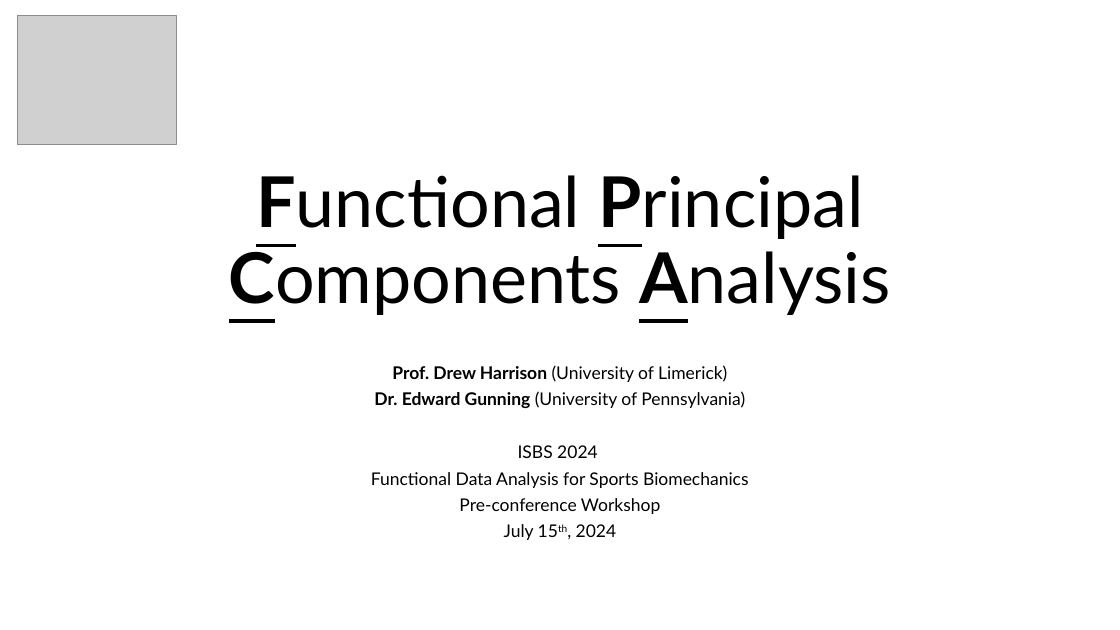
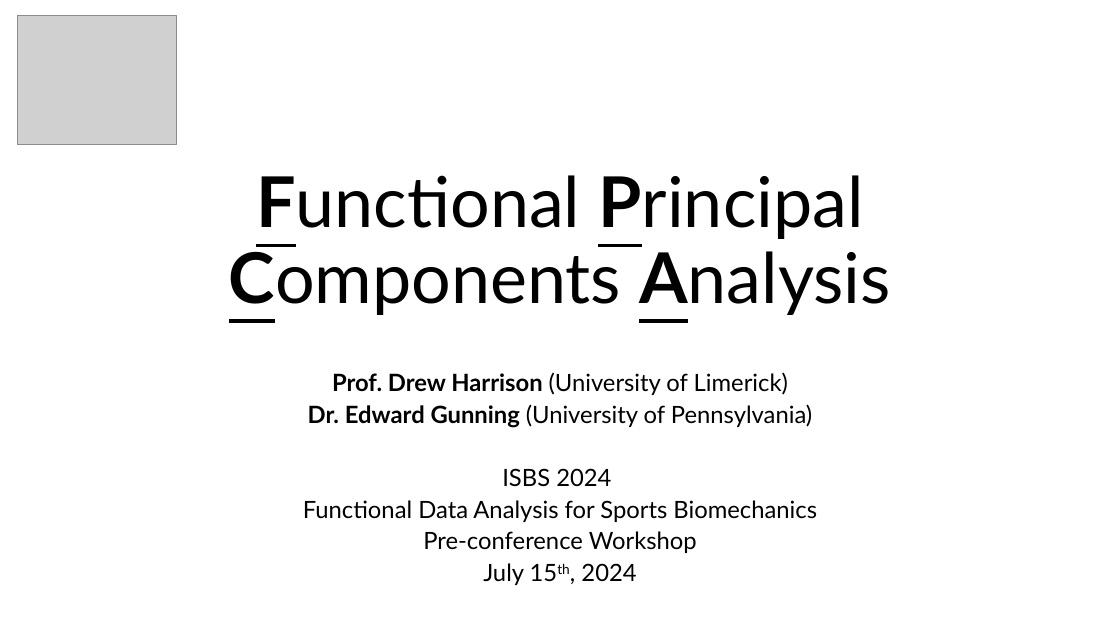
Before and after one commit to edwardgunning/ISBS-Short-Course, a slide deck: slide 1 of slides/04-fpca.pptx. Drawn at 1120x630 pixels with LibreOffice and Linux fonts; fonts in the diff are those of the drawing; grey boxes stand for pictures; background and template pictures are left out. Boxes give left, top, right and bottom in pixels: in the first picture for what was removed or moved away, otherwise in the second. Text is boxed around its words. In the diff, an @@ line names an element or a change of style, - is before the commit and + after.

```diff
--- a/slides/04-fpca.pptx
+++ b/slides/04-fpca.pptx
@@ subtitle "Prof. Drew Harrison (University of ..." at (303, 372, 817, 585): size 15 to 20.4 pt @@
```
Also in this commit, not shown: 14 slides added, 2 other files.
